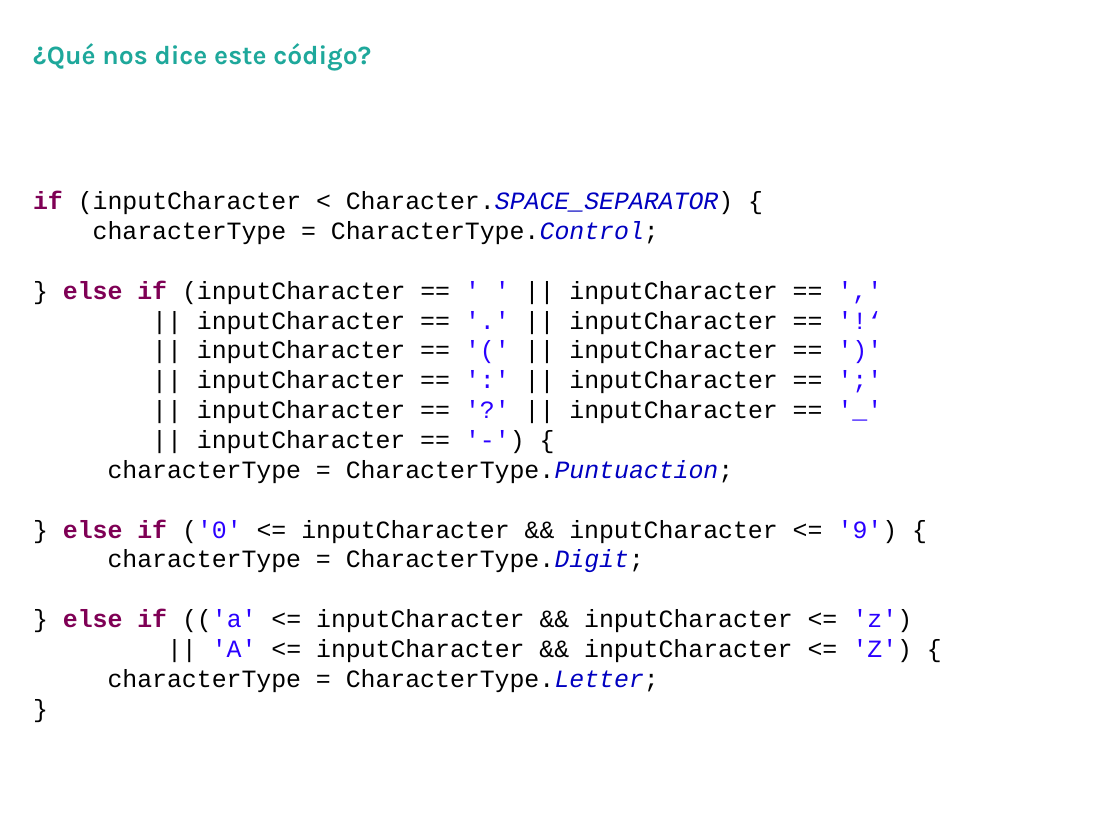
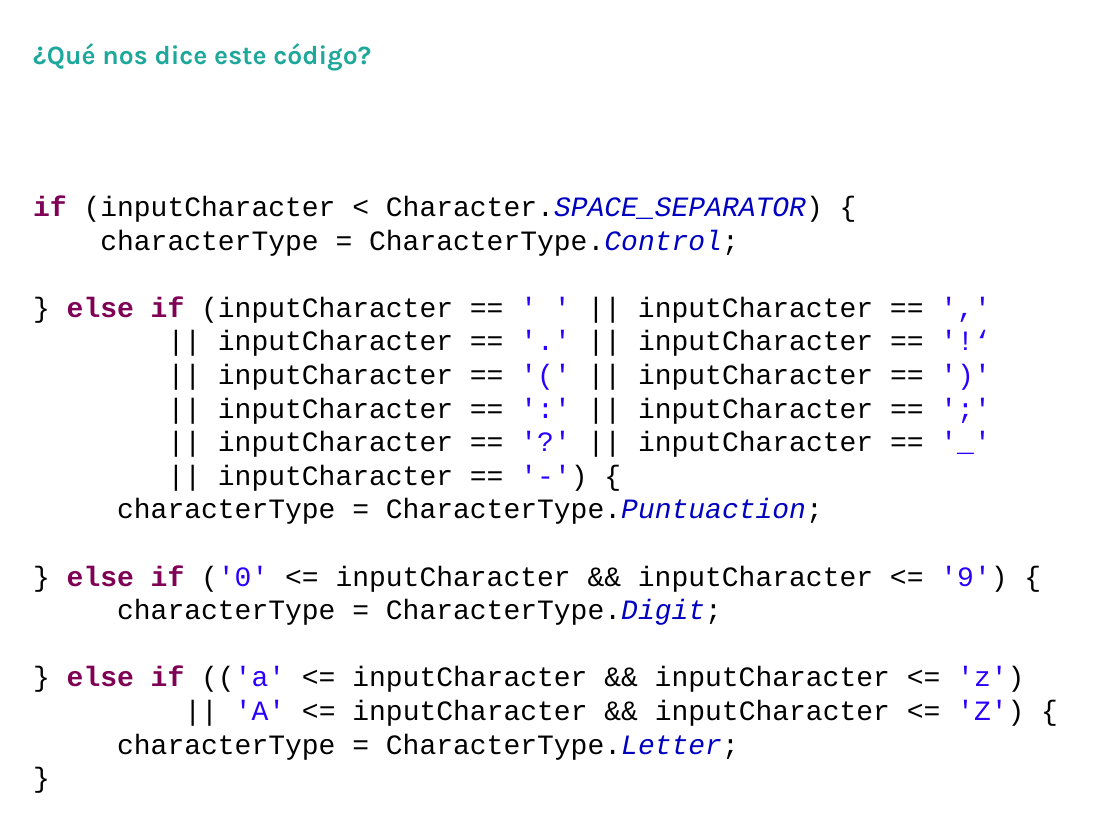
Before and after one commit to hexacta/HexactaLabs-Java, a slide deck: slide 42 of documentacion/HexactaLabs-CleanCode_v1.1.pptx. Drawn at 1120x840 pixels with LibreOffice and Linux fonts; fonts in the diff are those of the drawing; background and template pictures are left out. Boxes give left, top, right and bottom in pixels: in the first picture for what was removed or moved away, otherwise in the second. Text is boxed around its words. In the diff, an @@ line names an element or a change of style, - is before the commit and + after.

```diff
--- a/documentacion/HexactaLabs-CleanCode_v1.1.pptx
+++ b/documentacion/HexactaLabs-CleanCode_v1.1.pptx
@@ text "if (inputCharacter < Character.SPACE_SEPARATOR) {" at box(33, 196, 1024, 760): size 16 to 18 pt @@
```
Also in this commit, not shown: 25 other slides changed.
